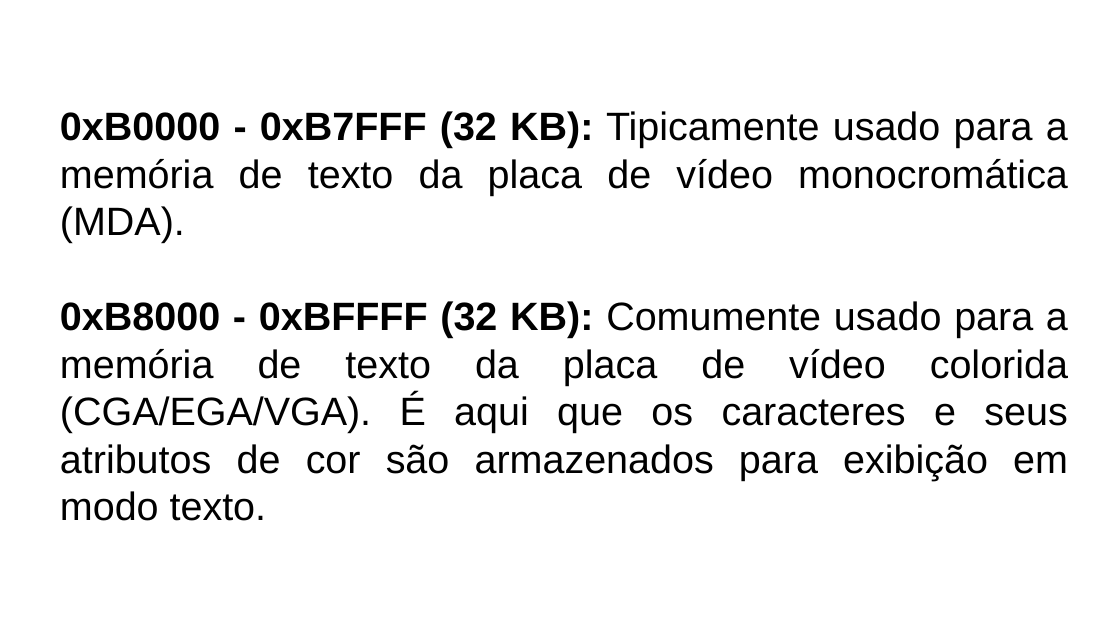
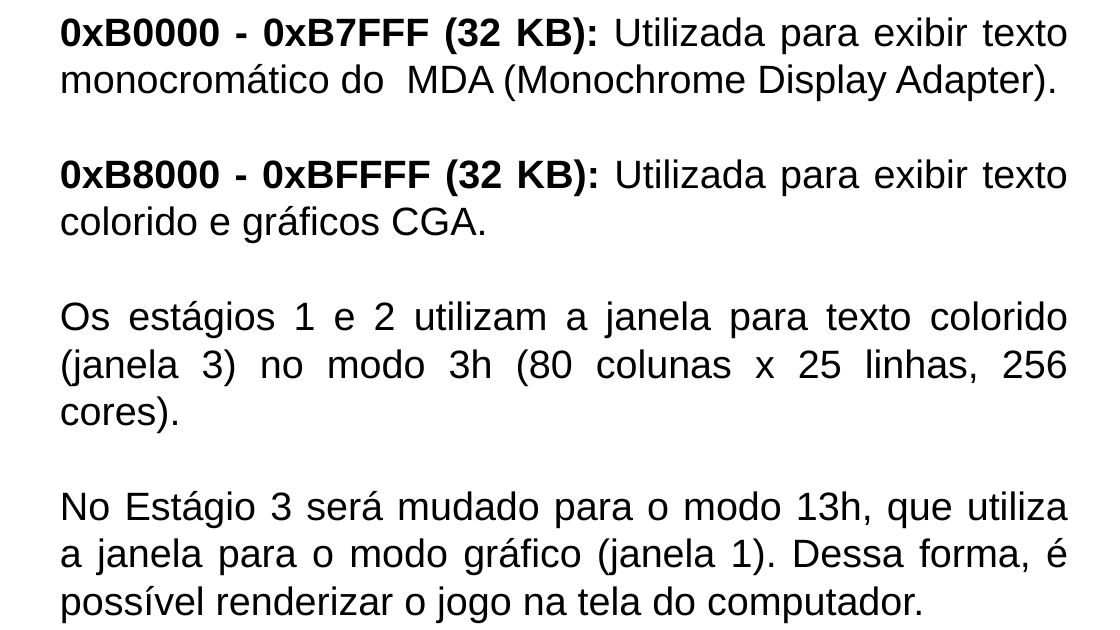
Before and after one commit to LeandroApAlmeida/Bootloader, a slide deck: slide 32 of doc/Fakenix.odp (slide 34 before the commit). Drawn at 1120x630 pixels with LibreOffice and Linux fonts; fonts in the diff are those of the drawing. Boxes give left, top, right and bottom in pixels: in the first picture for what was removed or moved away, otherwise in the second. Text is boxed around its words. In the diff, an @@ line names an element or a change of style, - is before the commit and + after.

```diff
--- a/doc/Fakenix.odp
+++ b/doc/Fakenix.odp
@@ text at bbox=[60, 17, 1068, 623]: text changed @@
-0xB0000 - 0xB7FFF (32 KB): Tipicamente usado para a memória de texto da placa de vídeo monocromática (MDA).
-0xB8000 - 0xBFFFF (32 KB): Comumente usado para a memória de texto da placa de vídeo colorida (CGA/EGA/VGA). É aqui que os caracteres e seus atributos de cor são armazenados para exibição em modo texto.
+0xB0000 - 0xB7FFF (32 KB): Utilizada para exibir texto monocromático do MDA (Monochrome Display Adapter).
+0xB8000 - 0xBFFFF (32 KB): Utilizada para exibir texto colorido e gráficos CGA.
+Os estágios 1 e 2 utilizam a janela para texto colorido (janela 3) no modo 3h (80 colunas x 25 linhas, 256 cores).
+No Estágio 3 será mudado para o modo 13h, que utiliza a janela para o modo gráfico (janela 1). Dessa forma, é possível renderizar o jogo na tela do computador.
```
Also in this commit, not shown: 26 other slides changed, 5 slides added, 7 slides removed, 2 other files.
